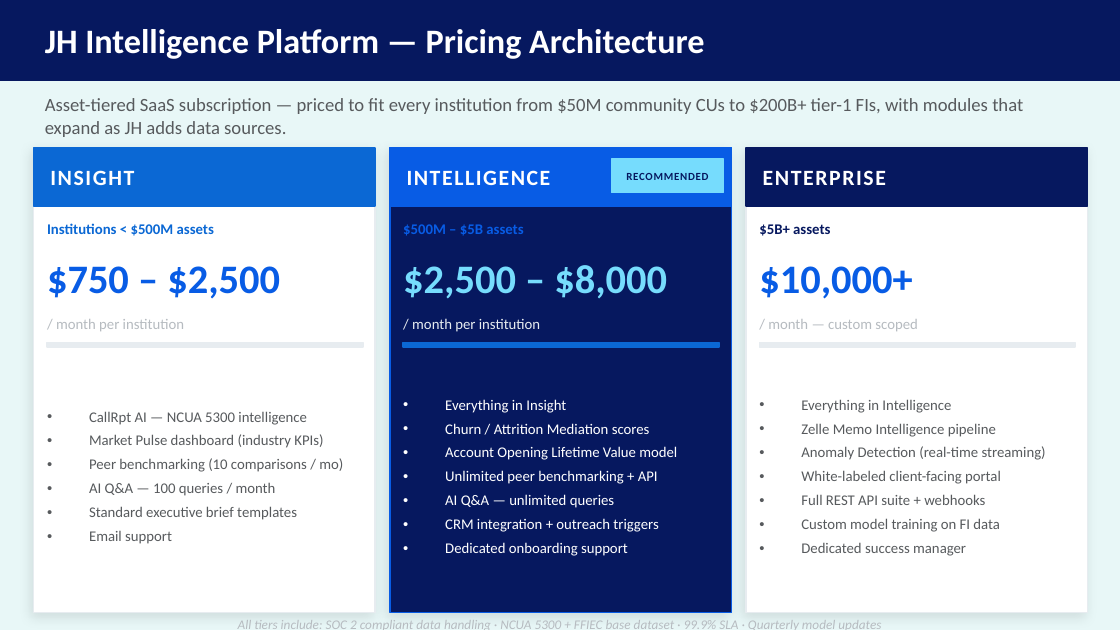
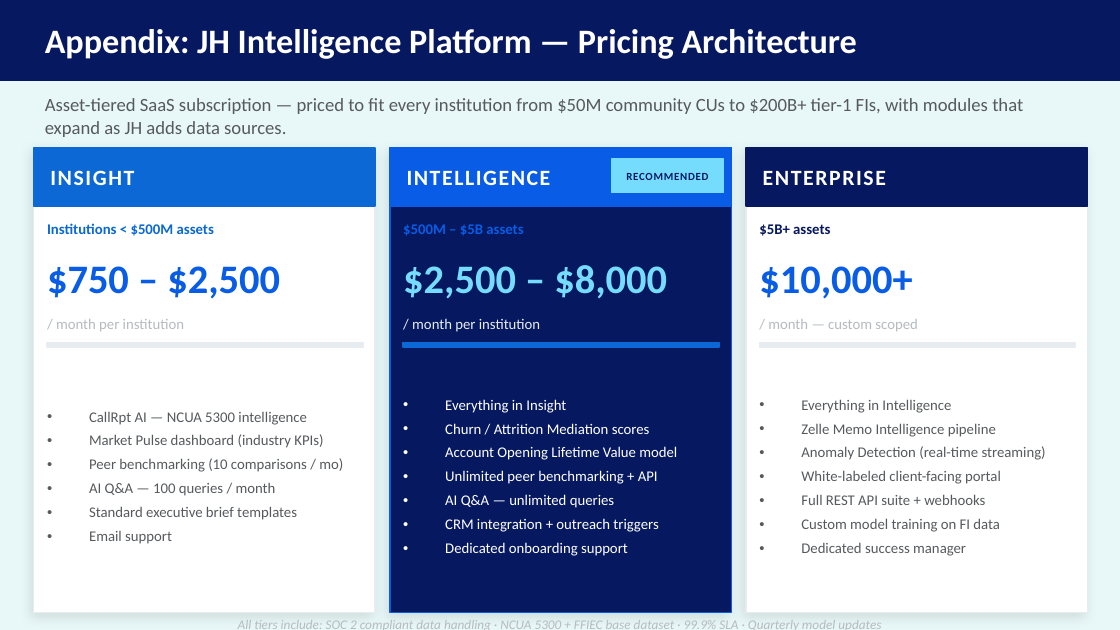
Before and after one commit to MonkeyWrenchGang/jhai_presentations, a slide deck: slide 25 of JH_DS_Strategy_JHBI.pptx (slide 15 before the commit). Drawn at 1120x630 pixels with LibreOffice and Linux fonts; fonts in the diff are those of the drawing. Boxes give left, top, right and bottom in pixels: in the first picture for what was removed or moved away, otherwise in the second. Text is boxed around its words. In the diff, an @@ line names an element or a change of style, - is before the commit and + after.

```diff
--- a/JH_DS_Strategy_JHBI.pptx
+++ b/JH_DS_Strategy_JHBI.pptx
@@ text at box(45, 29, 857, 59): text changed @@
-JH Intelligence Platform — Pricing Architecture
+Appendix: JH Intelligence Platform — Pricing Architecture
```
Also in this commit, not shown: 6 other slides changed, 2 slides added, 3 slides removed, 3 other files.
